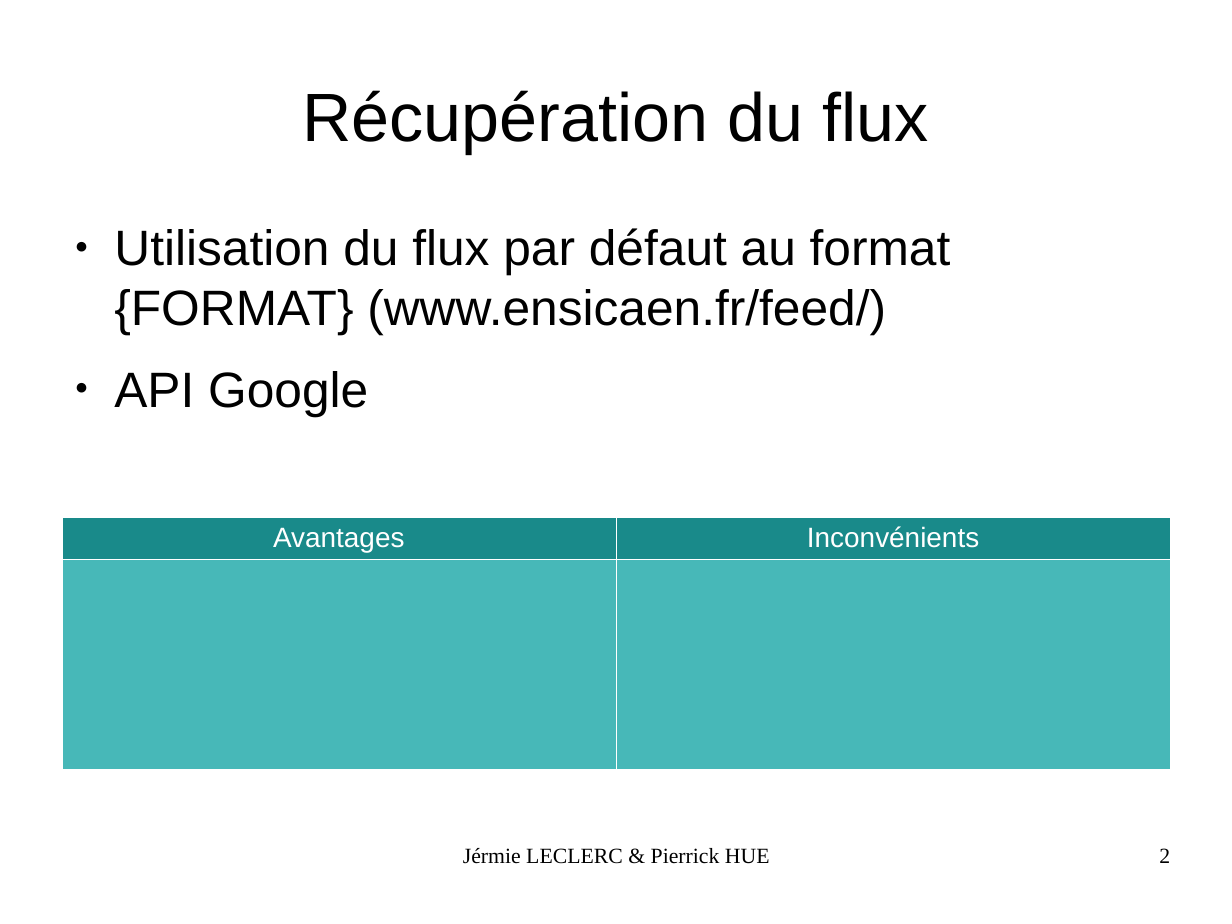
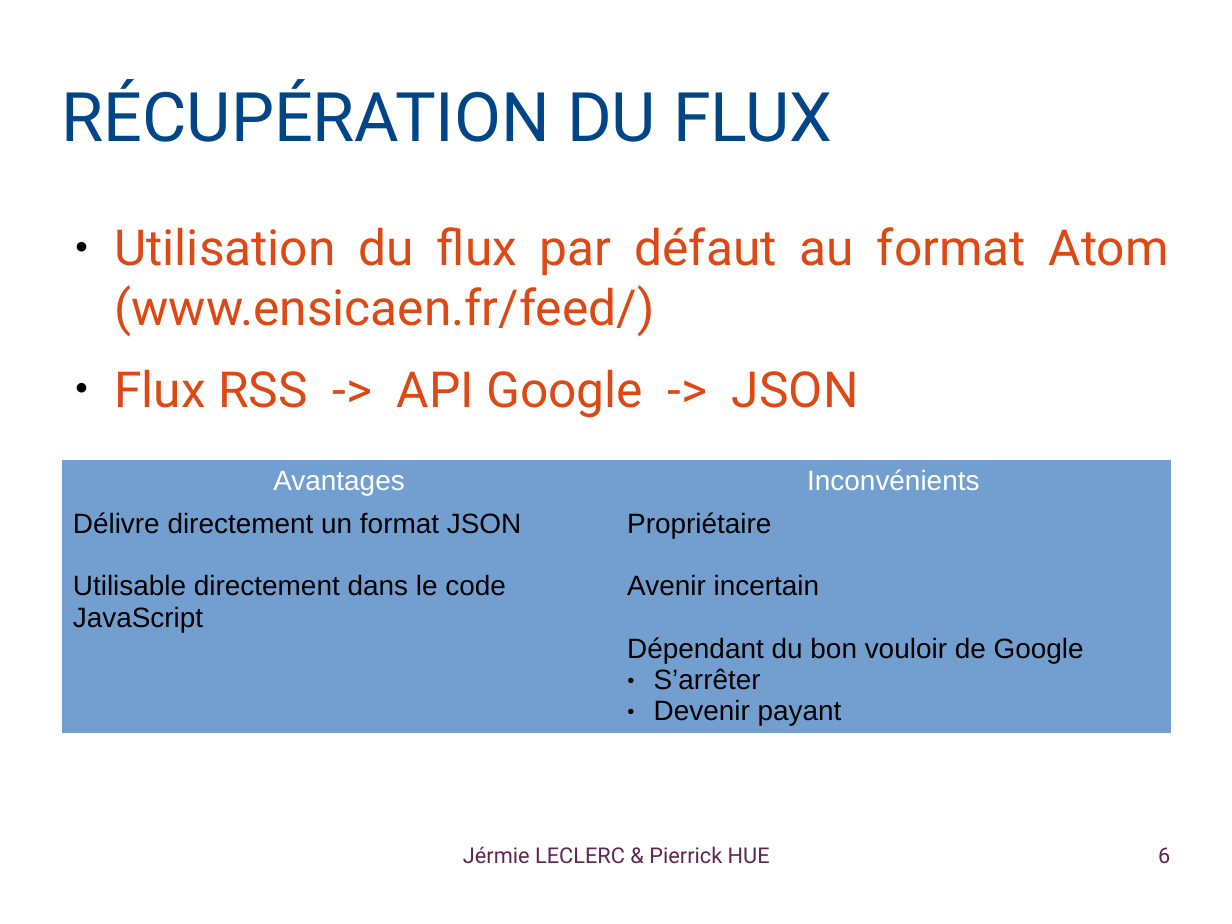
Before and after one commit to Jeremielc/ENSICaen_RSSFeedProject, a slide deck: slide 6 of Presentation/RSSFeedReader.odp (slide 2 before the commit). Drawn at 1232x924 pixels with LibreOffice and Linux fonts; fonts in the diff are those of the drawing; background and template pictures are left out. Boxes give left, top, right and bottom in pixels: in the first picture for what was removed or moved away, otherwise in the second. Text is boxed around its words. In the diff, an @@ line names an element or a change of style, - is before the commit and + after.

```diff
--- a/Presentation/RSSFeedReader.odp
+++ b/Presentation/RSSFeedReader.odp
@@ title at [62, 79, 833, 142]: text changed; font Arial to Roboto; text colour #000000 to #004586 @@
-Récupération du flux
+RÉCUPÉRATION DU FLUX
@@ text at [114, 227, 1169, 418]: text changed; font Arial to Roboto; text colour #000000 to #DD4814 @@
-● Utilisation du flux par défaut au format {FORMAT} (www.ensicaen.fr/feed/)
-● API Google
+● Utilisation du flux par défaut au format Atom (www.ensicaen.fr/feed/)
+● Flux RSS -> API Google -> JSON
@@ table added at [61, 459, 1171, 732], 2 rows, 2 columns @@
+Avantages | Inconvénients
+Délivre directement un format JSON / Utilisable directement dans le code JavaScript | Propriétaire / Avenir incertain / Dépendant du bon vouloir de Google / S’arrêter / Devenir payant
@@ table removed at [61, 518, 1171, 770], 2 rows, 2 columns @@
-Avantages | Inconvénients
- | 
@@ text "Jérmie LECLERC & Pierrick HUE" at [463, 846, 770, 864]: font Times New Roman to Roboto, text colour #000000 to #5E2750 @@
@@ page number at [1158, 847, 1170, 864]: text changed; font Times New Roman to Roboto; text colour #000000 to #5E2750 @@
-2
+6
```
Also in this commit, not shown: 2 other slides changed, 5 slides added, 18 other files.
